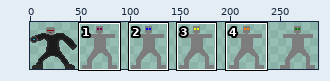
One commit to this sprite sheet: UnitTiles.png. The picture above shows the old version from afar; the outline marks the close-up.
Close-up. Earlier state:
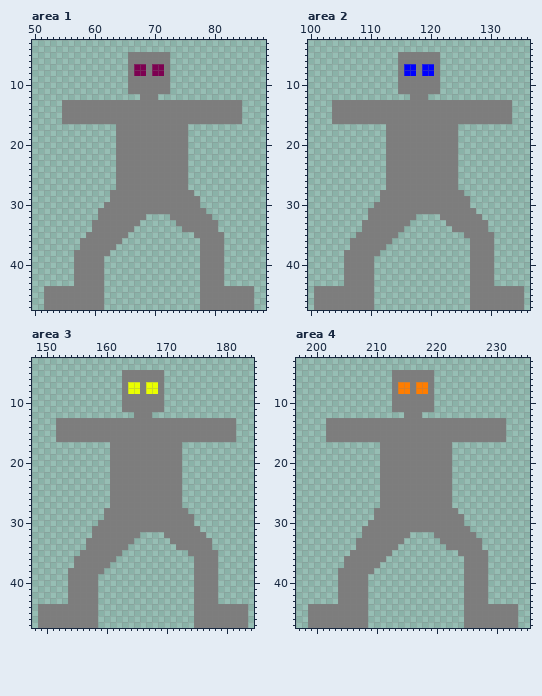
The file is 288x48 pixels. Colours within 5 levels of each other are drawn and written as one. Shown: area 1: x 50..88, y 3..47; area 2: x 100..136, y 3..47; area 3: x 148..184, y 3..47; area 4: x 197..235, y 3..47. The wide view leaves out empty margins. The commit also changed other parts of the picture, which this record leaves out.
New version:
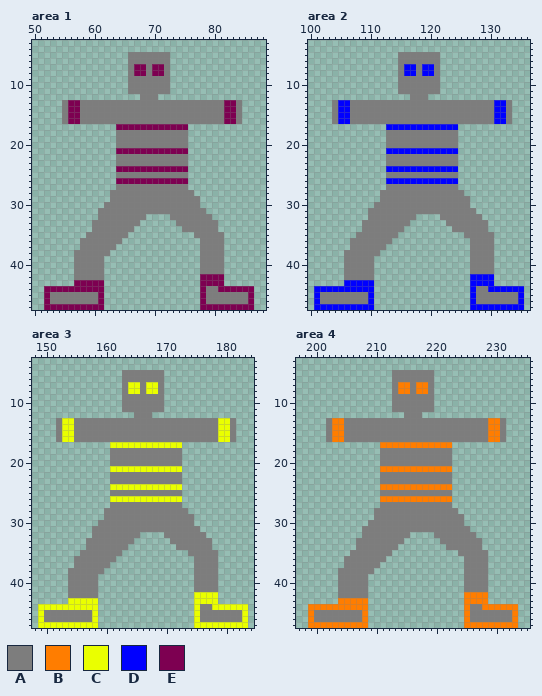
Palette (. is transparent): A #7d7d7d  B #ff7d00  C #eaff00  D #0000ff  E #7d0051
What changed:
Area 1:
y 13..16: x 56..57 AA -> EE; x 82..83 AA -> EE
y 17: x 64..75 AAAAAAAAAAAA -> EEEEEEEEEEEE
y 21: x 64..75 AAAAAAAAAAAA -> EEEEEEEEEEEE
y 24: x 64..75 AAAAAAAAAAAA -> EEEEEEEEEEEE
y 26: x 64..75 AAAAAAAAAAAA -> EEEEEEEEEEEE
y 42: x 78..81 AAAA -> EEEE
y 43: x 57..61 AAAAA -> EEEEE; x 78..81 AAAA -> EEEE
y 44: x 52..61 AAAAAAAAAA -> EEEEEEEEEE; x 78 A -> E; x 81..86 AAAAAA -> EEEEEE
y 45..46: x 52 A -> E; x 61 A -> E; x 78 A -> E; x 86 A -> E
y 47: x 52..61 AAAAAAAAAA -> EEEEEEEEEE; x 78..86 AAAAAAAAA -> EEEEEEEEE
Area 2:
y 13..16: x 105..106 AA -> DD; x 131..132 AA -> DD
y 17: x 113..124 AAAAAAAAAAAA -> DDDDDDDDDDDD
y 21: x 113..124 AAAAAAAAAAAA -> DDDDDDDDDDDD
y 24: x 113..124 AAAAAAAAAAAA -> DDDDDDDDDDDD
y 26: x 113..124 AAAAAAAAAAAA -> DDDDDDDDDDDD
y 42: x 127..130 AAAA -> DDDD
y 43: x 106..110 AAAAA -> DDDDD; x 127..130 AAAA -> DDDD
y 44: x 101..110 AAAAAAAAAA -> DDDDDDDDDD; x 127 A -> D; x 130..135 AAAAAA -> DDDDDD
y 45..46: x 101 A -> D; x 110 A -> D; x 127 A -> D; x 135 A -> D
y 47: x 101..110 AAAAAAAAAA -> DDDDDDDDDD; x 127..135 AAAAAAAAA -> DDDDDDDDD
Area 3:
y 13..16: x 153..154 AA -> CC; x 179..180 AA -> CC
y 17: x 161..172 AAAAAAAAAAAA -> CCCCCCCCCCCC
y 21: x 161..172 AAAAAAAAAAAA -> CCCCCCCCCCCC
y 24: x 161..172 AAAAAAAAAAAA -> CCCCCCCCCCCC
y 26: x 161..172 AAAAAAAAAAAA -> CCCCCCCCCCCC
y 42: x 175..178 AAAA -> CCCC
y 43: x 154..158 AAAAA -> CCCCC; x 175..178 AAAA -> CCCC
y 44: x 149..158 AAAAAAAAAA -> CCCCCCCCCC; x 175 A -> C; x 178..183 AAAAAA -> CCCCCC
y 45..46: x 149 A -> C; x 158 A -> C; x 175 A -> C; x 183 A -> C
y 47: x 149..158 AAAAAAAAAA -> CCCCCCCCCC; x 175..183 AAAAAAAAA -> CCCCCCCCC
Area 4:
y 13..16: x 203..204 AA -> BB; x 229..230 AA -> BB
y 17: x 211..222 AAAAAAAAAAAA -> BBBBBBBBBBBB
y 21: x 211..222 AAAAAAAAAAAA -> BBBBBBBBBBBB
y 24: x 211..222 AAAAAAAAAAAA -> BBBBBBBBBBBB
y 26: x 211..222 AAAAAAAAAAAA -> BBBBBBBBBBBB
y 42: x 225..228 AAAA -> BBBB
y 43: x 204..208 AAAAA -> BBBBB; x 225..228 AAAA -> BBBB
y 44: x 199..208 AAAAAAAAAA -> BBBBBBBBBB; x 225 A -> B; x 228..233 AAAAAA -> BBBBBB
y 45..46: x 199 A -> B; x 208 A -> B; x 225 A -> B; x 233 A -> B
y 47: x 199..208 AAAAAAAAAA -> BBBBBBBBBB; x 225..233 AAAAAAAAA -> BBBBBBBBB
